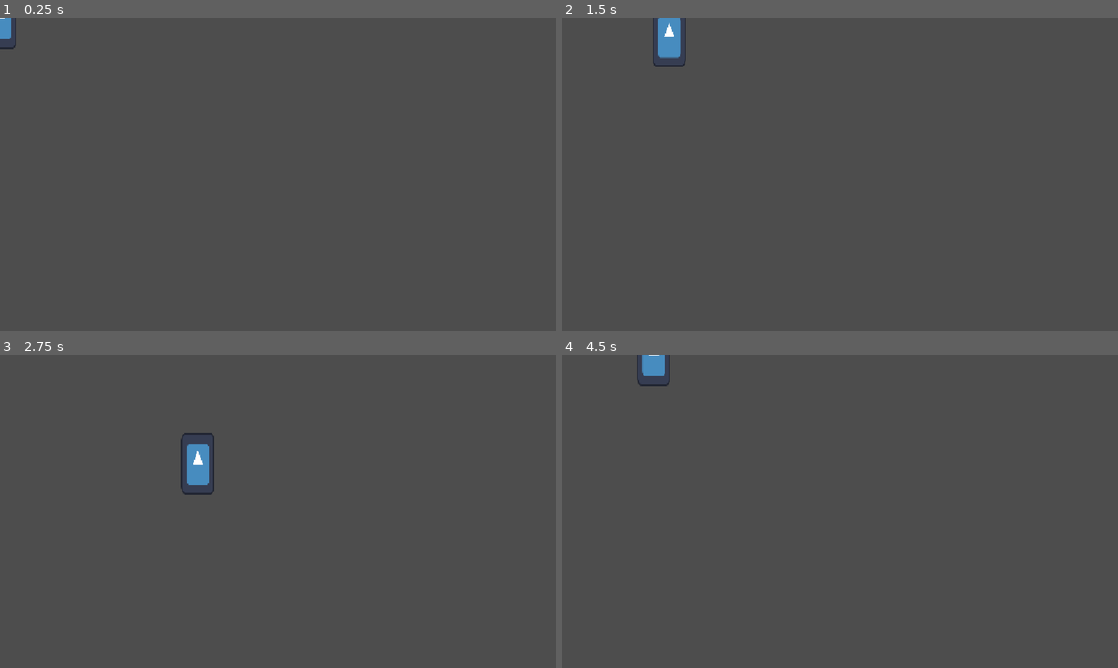
Above: before the commit, frames 1-4 (two rows, left to right).
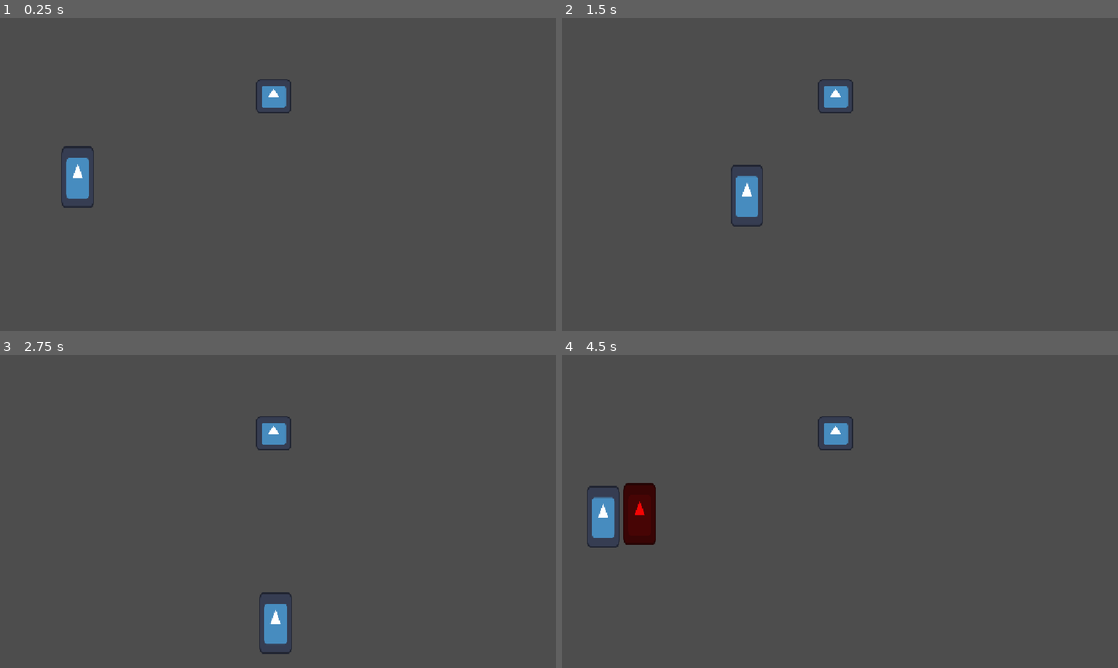
Above: after the commit, the same moments.

Repository: astrokoala23/instant-replay-haven
Game: Godot game, scene res://levels/level_1.tscn
Same seed, same stepped clock (60 frames per second), same inputs: the game is played once before the commit and once after it. Before the commit the project has no main scene; this scene is started directly in both runs. The engine's default icon, where the game draws it, is replaced by a stand-in: a white triangle on a blue panel in a dark square.
Inputs:
- Up to frame 1 (0.25 s): no input
- Up to frame 2 (1.5 s): tap Enter at 0.5 s; hold Right (ui_right) 0.53-1.28 s; hold Down (ui_down) from 1.28 s (still down)
- Up to frame 3 (2.75 s): release Down (ui_down) at 2.03 s; hold Right (ui_right) from 2.03 s (still down)
- Up to frame 4 (4.5 s): release Right (ui_right) at 2.78 s; hold Up (ui_up) 2.78-3.53 s; hold Left (ui_left) from 3.53 s (still down); tap R (restart, bound only after the commit) at 4.15 s

The runs differ from the first frame. In frame 1, 1.2% of the frame differs, in the area x 0-53%, y 0-61%; in frame 2, 1.7%; in frame 3, 1.8%; in frame 4, 2.6%, in the area x 4-53%, y 0-62%.

Commit message:
after like hours, i got the ghost thing working.

Diff:
--- /dev/null
+++ b/default_bus_layout.tres
@@ -0,0 +1,4 @@
+[gd_resource type="AudioBusLayout" format=3 uid="uid://c1w7sfr0fi4ox"]
+
+[resource]
+bus/0/volume_db = -0.13049698
--- /dev/null
+++ b/ghost.gd
@@ -0,0 +1,19 @@
+class_name GhostReplayer2D
+extends CharacterBody2D
+
+var frames_to_play: Array[Transform2D] = []
+var current_frame_index: int = 0
+
+func initialize(frames: Array[Transform2D]) -> void:
+	frames_to_play = frames
+	current_frame_index = 0
+
+func _physics_process(_delta: float) -> void:
+	if frames_to_play.is_empty():
+		return
+
+	if current_frame_index < frames_to_play.size():
+		global_transform = frames_to_play[current_frame_index]
+		current_frame_index += 1
+	else:
+		set_physics_process(false)
--- /dev/null
+++ b/ghost.tscn
@@ -0,0 +1,21 @@
+[gd_scene format=3 uid="uid://bffpolmd3xp06"]
+
+[ext_resource type="Script" uid="uid://cchxye6u00u14" path="res://ghost.gd" id="1_v5pp4"]
+[ext_resource type="Texture2D" uid="uid://b7xivpdmi613e" path="res://icon.svg" id="2_6attn"]
+
+[sub_resource type="CapsuleShape2D" id="CapsuleShape2D_obmiq"]
+radius = 33.0
+height = 126.0
+
+[node name="Ghost" type="CharacterBody2D" unique_id=2038705121]
+collision_layer = 2
+collision_mask = 2
+script = ExtResource("1_v5pp4")
+
+[node name="Sprite2D" type="Sprite2D" parent="." unique_id=120810606]
+modulate = Color(1, 0, 0, 0.92941177)
+scale = Vector2(0.53125, 1)
+texture = ExtResource("2_6attn")
+
+[node name="CollisionShape2D" type="CollisionShape2D" parent="." unique_id=924288452]
+shape = SubResource("CapsuleShape2D_obmiq")
--- /dev/null
+++ b/levels/game_manager.gd
@@ -0,0 +1,49 @@
+class_name GameManager2D
+extends Node
+
+@export var player: CharacterBody2D
+@export var ghost_scene: PackedScene
+@export var spawn_point: Node2D # Starting point
+
+@onready var player_recorder: CharacterBody2D = player
+
+var all_ghosts_data: Array[Array] = []
+var active_ghosts: Array[Node2D] = []
+
+func _unhandled_input(event: InputEvent) -> void:
+	print("Input received: ", event.as_text())
+	# Press R
+	if event.is_action_pressed("restart"):
+		print("Triggered")
+		trigger_restart_and_spawn_ghost()
+
+func trigger_restart_and_spawn_ghost() -> void:
+	print("--- Restart Triggered ---")
+
+	if player_recorder:
+		print("Recorded frames count: ", player_recorder.recorded_frames.size())
+
+	if player_recorder and not player_recorder.recorded_frames.is_empty():
+		var new_run: Array[Transform2D] = []
+		new_run.assign(player_recorder.recorded_frames)
+		all_ghosts_data.append(new_run)
+
+		for ghost in active_ghosts:
+			if is_instance_valid(ghost):
+				ghost.queue_free()
+		active_ghosts.clear()
+
+		for ghost_data in all_ghosts_data:
+			var ghost_instance = ghost_scene.instantiate() as GhostReplayer2D
+			get_tree().current_scene.add_child(ghost_instance)
+			ghost_instance.global_transform = spawn_point.global_transform
+
+			ghost_instance.initialize(ghost_data)
+			active_ghosts.append(ghost_instance)
+	else:
+		print("Condition FAILED! Either player_recorder is null or frames are empty.")
+
+	player.global_transform = spawn_point.global_transform
+	player.velocity = Vector2.ZERO
+
+	player_recorder.reset_recording()
--- a/levels/level_1.tscn
+++ b/levels/level_1.tscn
@@ -2,8 +2,27 @@
 
 [ext_resource type="PackedScene" uid="uid://dnyq7dtic8iq0" path="res://player.tscn" id="1_vn7o3"]
 [ext_resource type="Script" uid="uid://vlvye87o1f1k" path="res://player.gd" id="2_jirdo"]
+[ext_resource type="PackedScene" uid="uid://c2oj5evgam716" path="res://pressure_plate.tscn" id="3_bt44k"]
+[ext_resource type="Script" uid="uid://cbyms0tiqiy65" path="res://levels/game_manager.gd" id="4_kx6l7"]
+[ext_resource type="PackedScene" uid="uid://bffpolmd3xp06" path="res://ghost.tscn" id="5_n46q3"]
 
 [node name="Level 1" type="Node2D" unique_id=1546906954]
 
+[node name="Marker2D" type="Marker2D" parent="." unique_id=369468409]
+position = Vector2(163, 333)
+
+[node name="Camera2D" type="Camera2D" parent="." unique_id=1590410711]
+position = Vector2(578, 322)
+
 [node name="Player" parent="." unique_id=1875707035 instance=ExtResource("1_vn7o3")]
+position = Vector2(163, 328)
 script = ExtResource("2_jirdo")
+
+[node name="Pressure Plate" parent="." unique_id=217173839 instance=ExtResource("3_bt44k")]
+position = Vector2(569, 160)
+
+[node name="Node" type="Node" parent="." unique_id=195782816 node_paths=PackedStringArray("player", "spawn_point")]
+script = ExtResource("4_kx6l7")
+player = NodePath("../Player")
+ghost_scene = ExtResource("5_n46q3")
+spawn_point = NodePath("../Marker2D")
--- a/player.gd
+++ b/player.gd
@@ -1,9 +1,11 @@
+class_name PlayerController2D
 extends CharacterBody2D
-
 
 const MAX_SPEED: int = 300
 const ACCEL: int = 10
 const FRICTION: int = 8
+
+var recorded_frames: Array[Transform2D] = []
 
 func _physics_process(delta: float) -> void:
 	var input = Vector2(
@@ -15,3 +17,8 @@
 	velocity = lerp(velocity, input * MAX_SPEED, lerp_weight)
 
 	move_and_slide()
+
+	recorded_frames.append(global_transform)
+
+func reset_recording() -> void:
+	recorded_frames.clear()
--- /dev/null
+++ b/pressure_plate.gd
@@ -0,0 +1,20 @@
+extends Area2D
+@onready var sprite: Sprite2D = $Sprite2D
+
+
+# Called when the node enters the scene tree for the first time.
+func _ready() -> void:
+	$Sprite2D.modulate = Color.WHITE
+
+
+# Called every frame. 'delta' is the elapsed time since the previous frame.
+func _process(delta: float) -> void:
+	pass
+
+
+func _on_body_entered(body: Node2D) -> void:
+	$Sprite2D.modulate = Color.RED
+
+
+func _on_body_exited(body: Node2D) -> void:
+	$Sprite2D.modulate = Color.WHITE
--- /dev/null
+++ b/pressure_plate.tscn
@@ -0,0 +1,23 @@
+[gd_scene format=3 uid="uid://c2oj5evgam716"]
+
+[ext_resource type="Script" uid="uid://cpvaaryw4mlh0" path="res://pressure_plate.gd" id="1_8bqyo"]
+[ext_resource type="Texture2D" uid="uid://b7xivpdmi613e" path="res://icon.svg" id="1_uot4y"]
+
+[sub_resource type="RectangleShape2D" id="RectangleShape2D_v5wah"]
+size = Vector2(68, 68)
+
+[node name="Pressure Plate" type="Area2D" unique_id=217173839]
+position = Vector2(4, 0)
+collision_layer = 3
+collision_mask = 3
+script = ExtResource("1_8bqyo")
+
+[node name="Sprite2D" type="Sprite2D" parent="." unique_id=911563836]
+scale = Vector2(0.5625, 0.546875)
+texture = ExtResource("1_uot4y")
+
+[node name="CollisionShape2D" type="CollisionShape2D" parent="." unique_id=1482609782]
+shape = SubResource("RectangleShape2D_v5wah")
+
+[connection signal="body_entered" from="." to="." method="_on_body_entered"]
+[connection signal="body_exited" from="." to="." method="_on_body_exited"]
--- a/project.godot
+++ b/project.godot
@@ -11,13 +11,26 @@
 [application]
 
 config/name="Instant Replay"
+run/main_scene="uid://bp1ftcjltstxa"
 config/features=PackedStringArray("4.7", "Forward Plus")
 config/icon="res://icon.svg"
+
+[audio]
+
+buses/default_bus_layout="uid://c1w7sfr0fi4ox"
 
 [display]
 
 window/stretch/mode="canvas_items"
 window/stretch/aspect="expand"
+
+[input]
+
+restart={
+"deadzone": 0.2,
+"events": [Object(InputEventKey,"resource_local_to_scene":false,"resource_name":"","device":-1,"window_id":0,"alt_pressed":false,"shift_pressed":false,"ctrl_pressed":false,"meta_pressed":false,"pressed":false,"keycode":0,"physical_keycode":82,"key_label":0,"unicode":114,"location":0,"echo":false,"script":null)
+]
+}
 
 [physics]
 
Not shown, added: ghost.gd.uid
Not shown, added: levels/game_manager.gd.uid
Not shown, added: pressure_plate.gd.uid
